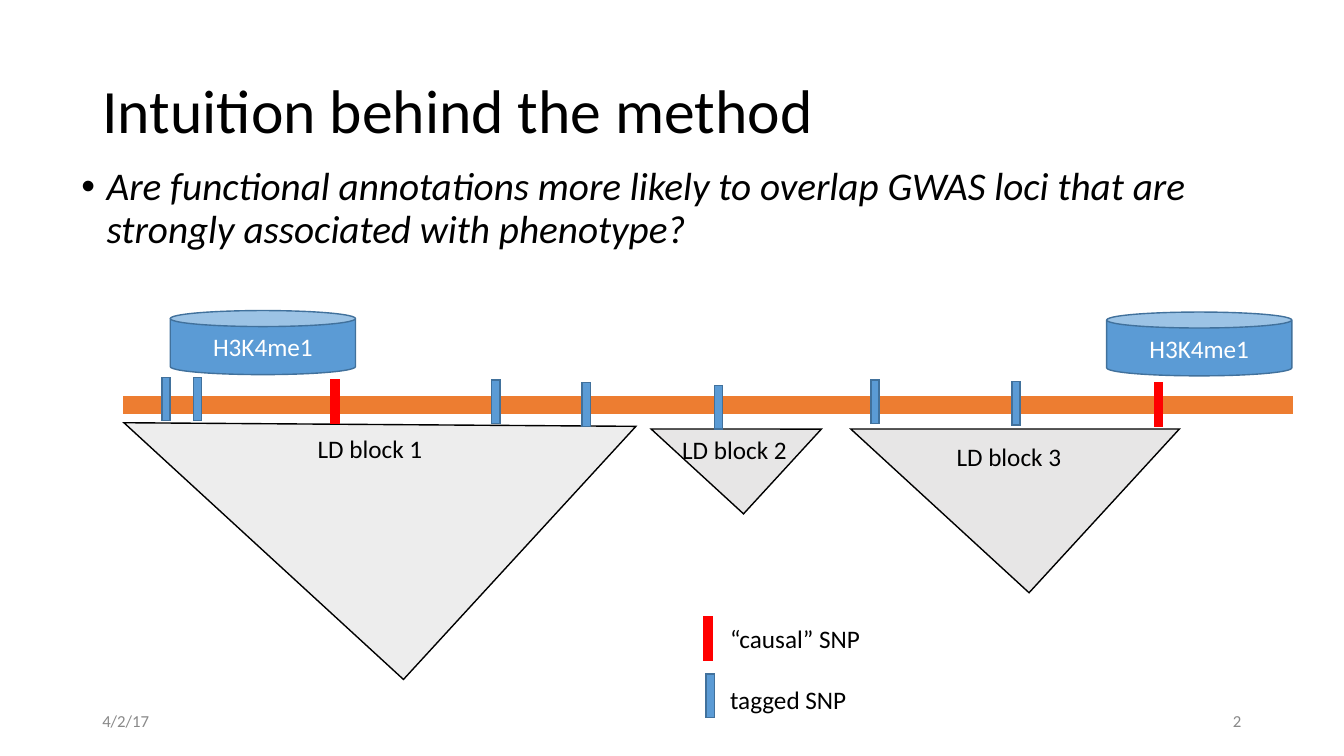
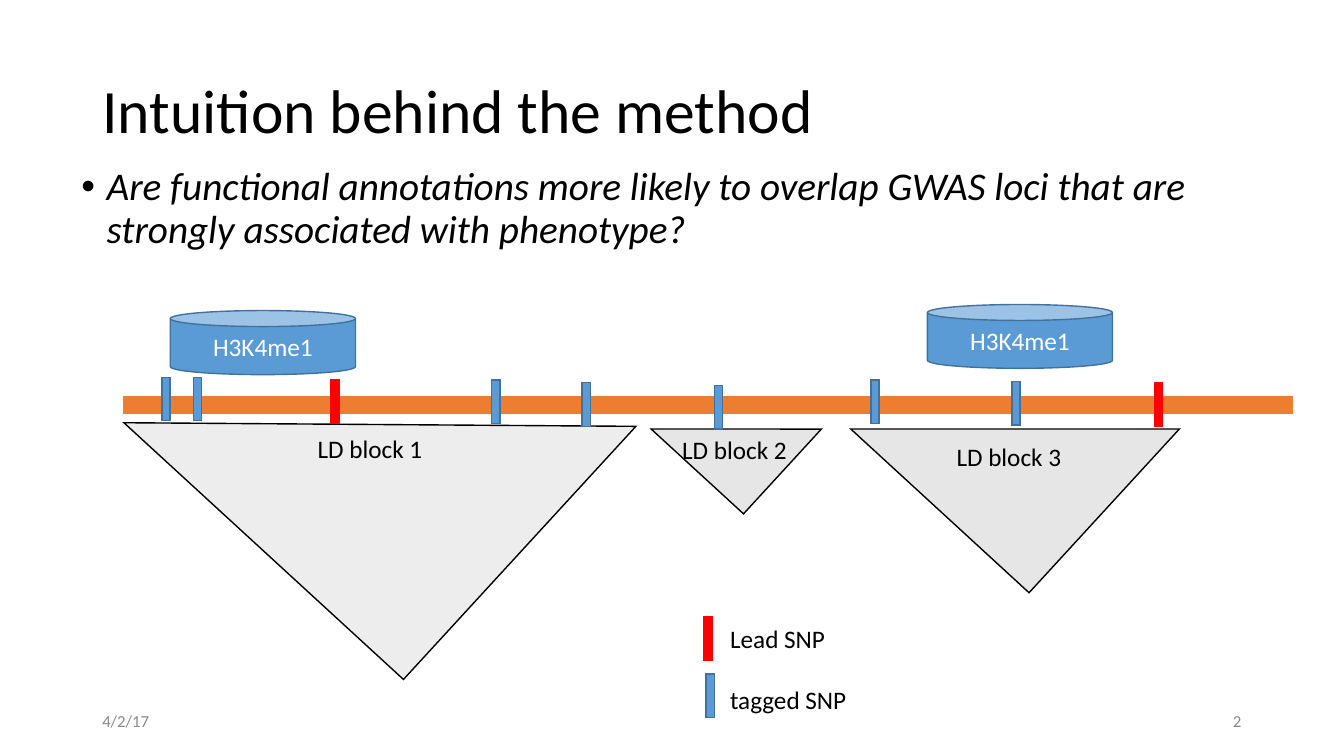
Before and after one commit to hessJ/FLEET, a slide deck: slide 2 of fleet_slides.ppt. Drawn at 1344x756 pixels with LibreOffice and Linux fonts; fonts in the diff are those of the drawing. Boxes give left, top, right and bottom in pixels: in the first picture for what was removed or moved away, otherwise in the second. Text is boxed around its words. In the diff, an @@ line names an element or a change of style, - is before the commit and + after.

```diff
--- a/fleet_slides.ppt
+++ b/fleet_slides.ppt
@@ cylinder "H3K4me1": place and size @@
-cylinder "H3K4me1" at [1106,312,1292,376]
+cylinder "H3K4me1" at [927,304,1112,368]
@@ text at [730,630,825,649]: text changed @@
-“causal” SNP
+Lead SNP
```
Also in this commit, not shown: 2 other slides changed.
